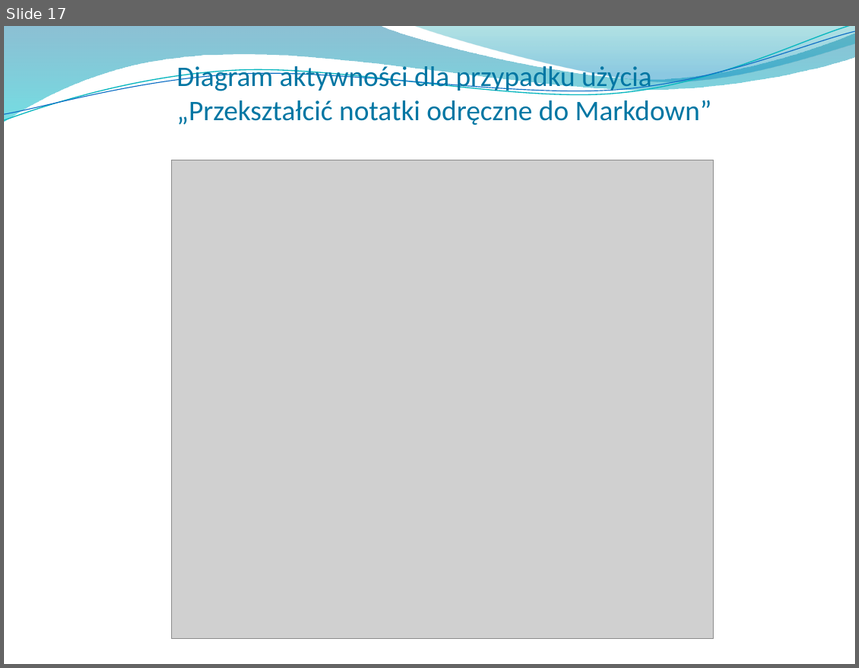
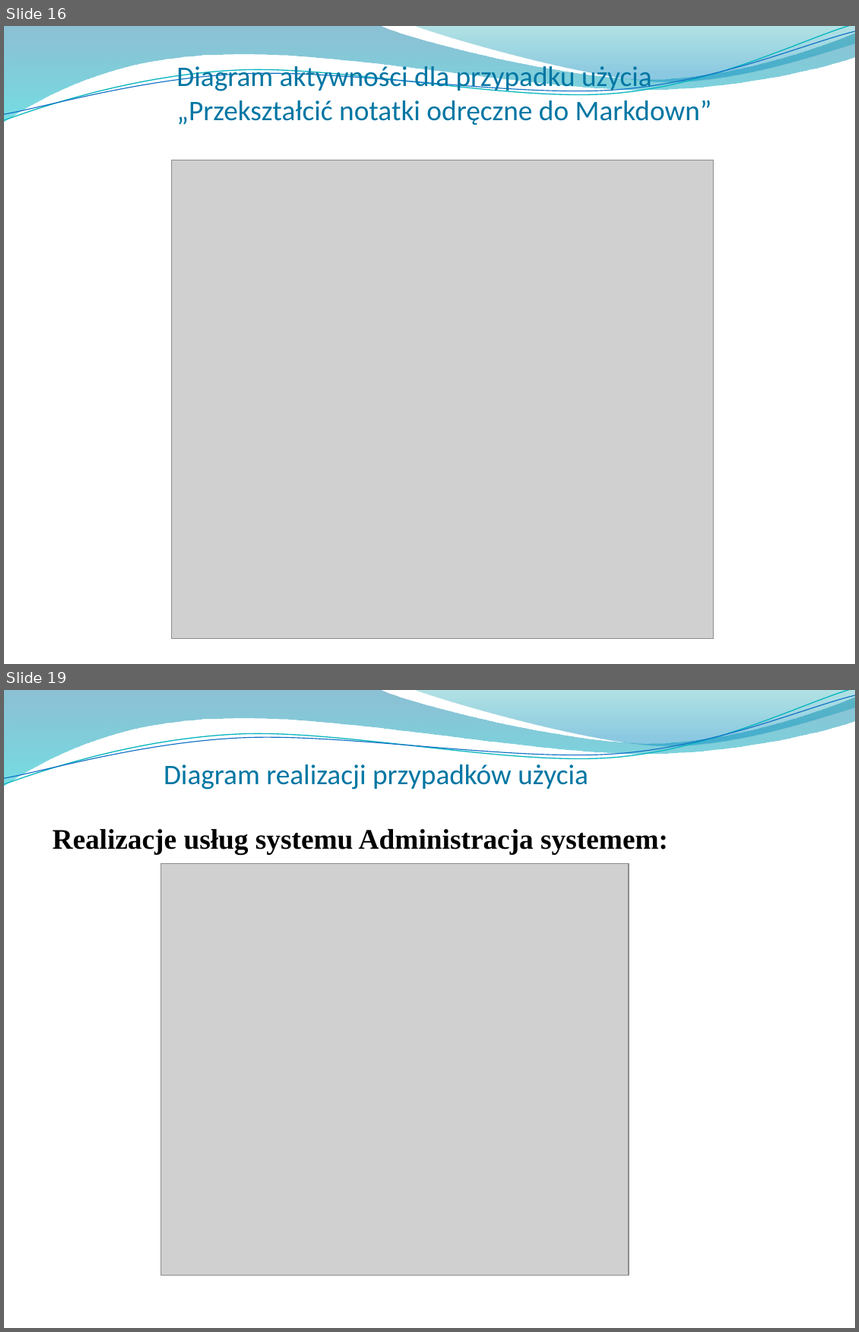
Before and after one commit to Manomenu/okno-mpsi-2026, a slide deck: Przeglad_koncowy_notes_ai.pptx. Shown one above the other, each under a label of ours: slide 17 before the commit, slides 16 and 19 after it; the slides between them are not shown. The pictures are 859x668 and 859x1332 pixels, drawn with LibreOffice and Linux fonts; fonts in the diff are those of the drawing; grey boxes stand for pictures; background and template pictures are left out. Boxes give left, top, right and bottom in pixels: in the first picture for what was removed or moved away, otherwise in the second. Text is boxed around its words. In the diff, an @@ line names an element or a change of style, - is before the commit and + after.

```diff
--- a/Przeglad_koncowy_notes_ai.pptx
+++ b/Przeglad_koncowy_notes_ai.pptx
@@ slide 19 added at box(4, 690, 855, 1328), background picture (left out); not listed: 4 template elements that a slide beside it also shows @@
@@ title added at box(164, 764, 588, 790), 24 pt, text #0076A3 @@
+Diagram realizacji przypadków użycia
@@ text added at box(53, 829, 668, 854), 24 pt, text #000000, bold @@
+Realizacje usług systemu Administracja systemem:
@@ picture added at box(161, 863, 629, 1276) @@
@@ what was slide 17 is now slide 16 @@
```
Also in this commit, not shown: 16 slides changed, 22 other slides added, 1 slide removed.
